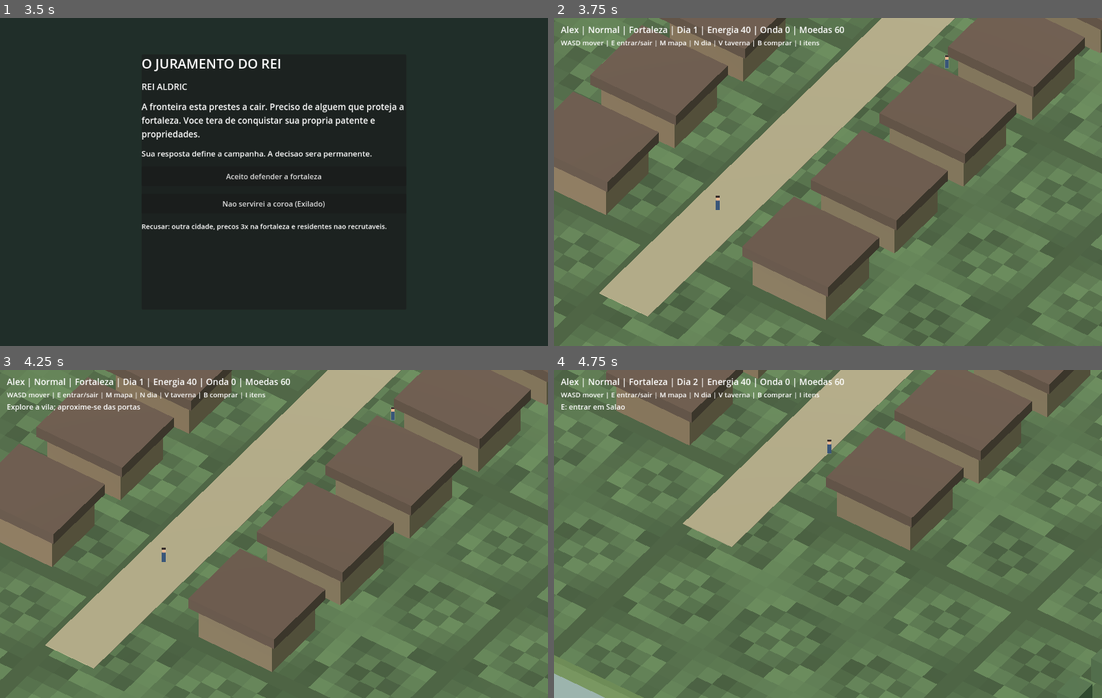
Above: before the commit, frames 1-4 (two rows, left to right).
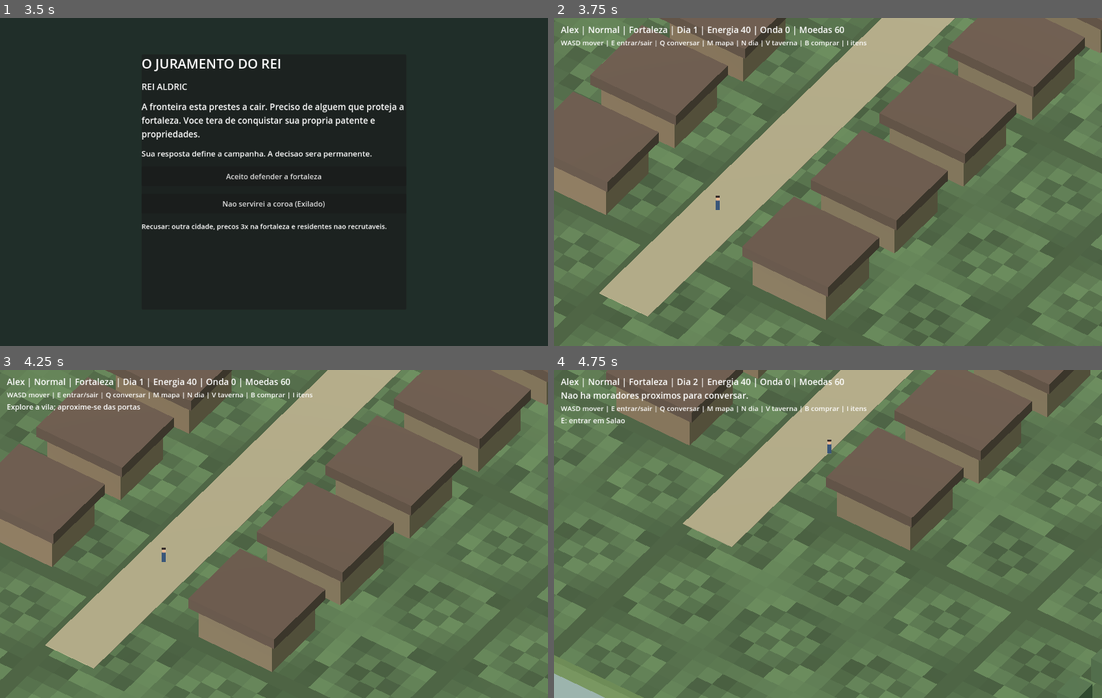
Above: after the commit, the same moments.

Repository: alexandre10227-afk/fortaleza-ultimo-bastiao
Game: Godot game, scene res://scenes/start.tscn
Same seed, same stepped clock (60 frames per second), same inputs: the game is played once before the commit and once after it.
Inputs (mouse positions are in pixels of both pictures, inside the frame that each line leads up to):
- Up to frame 1 (3.5 s): click (274, 139) at 0.52 s; type "Alex" at 0.6 s; click "Normal" at 1.25 s; click "Normal" at 2 s; click "Comecar: audiencia com o rei" at 2.75 s
- Up to frame 2 (3.75 s): click "Aceito defender a fortaleza" at 3.5 s
- Up to frame 3 (4.25 s): no input
- Up to frame 4 (4.75 s): tap Enter at 4.25 s; hold D from 4.28 s (still down); tap Q at 4.35 s; tap N at 4.55 s

Frame 1 is identical in both runs. In frame 2, 0.4% of the frame differs, in the area x 19-73%, y 6-16%; in frame 3, 0.4%; in frame 4, 1.0%, in the area x 1-57%, y 6-17%.
Error after the commit: Cannot call method 'get_children' on a null value. (res://scripts/world.gd:405)

Commit message:
feat(stage1): identidades visuais regionais e conversas persistentes com moradores

Diff:
--- a/novo_projeto/scripts/world.gd
+++ b/novo_projeto/scripts/world.gd
@@ -13,6 +13,10 @@
 var settlement: Node3D
 var camera: Camera3D
 const WALK_SPEED := 5.0
+const REGION_SYSTEM = preload("res://scripts/region_system.gd")
+var regional_details: Node3D
+var npc_visuals: Dictionary = {}
+var world_environment: WorldEnvironment
 const HINT_REFRESH_SECONDS := 0.18
 var _hint_accumulator := 0.0
 var _cached_hint := ""
@@ -24,6 +28,7 @@
 
 func _ready() -> void:
     _generate_world()
+    _apply_region_theme()
     _generate_ui()
     _generate_map_dialog()
     _refresh_hud()
@@ -56,6 +61,7 @@
     light.rotation_degrees = Vector3(-50, -35, 0)
     add_child(light)
     var world_env := WorldEnvironment.new()
+    world_environment = world_env
     world_env.environment = Environment.new()
     world_env.environment.background_mode = Environment.BG_COLOR
     world_env.environment.background_color = Color("#9cb4ad")
@@ -79,14 +85,9 @@
         _make_box(settlement, Vector3(-30, 1.0, z), Vector3(1.5, 2.0, 2), Color("#526a48"))
         _make_box(settlement, Vector3(30, 1.0, z), Vector3(1.5, 2.0, 2), Color("#526a48"))
     _sprite_texture = _make_sprite_texture()
-    for visitor in range(4):
-        var npc := Sprite3D.new()
-        npc.texture = _sprite_texture
-        npc.pixel_size = 0.026
-        npc.billboard = BaseMaterial3D.BILLBOARD_ENABLED
-        npc.shaded = false
-        npc.position = Vector3(4.7 + float(visitor % 2) * 2.0, 1.0, -13.0 + float(visitor / 2) * 6.0)
-        settlement.add_child(npc)
+    regional_details = Node3D.new()
+    regional_details.name = "RegionDetails"
+    settlement.add_child(regional_details)
     player = CharacterBody3D.new()
     var physical_shape := CollisionShape3D.new()
     var capsule := CapsuleShape3D.new()
@@ -146,7 +147,7 @@
     help.add_theme_font_size_override("font_size", 15)
     help.text = "WASD: explorar | N: avancar dia | T: viajar | C: cronicas | F5: salvar"
     column.add_child(help)
-    help.text = "WASD mover | E entrar/sair | M mapa | N dia | V taverna | B comprar | I itens"
+    help.text = "WASD mover | E entrar/sair | Q conversar | M mapa | N dia | V taverna | B comprar | I itens"
     interact_hint = Label.new()
     column.add_child(interact_hint)
     news = RichTextLabel.new()
@@ -192,7 +193,10 @@
     match event.keycode:
         KEY_N:
             GameState.advance_days(1)
+            _refresh_resident_positions()
             _refresh_hud()
+        KEY_Q:
+            _talk_to_nearest_npc()
         KEY_T, KEY_M:
             _toggle_map()
         KEY_E:
@@ -285,6 +289,9 @@
     if not active_interior.is_empty():
         next_hint = "Interior: %s | E: sair" % active_interior
     else:
+        var npc := _nearest_npc()
+        if not npc.is_empty():
+            next_hint = "Q: conversar com %s" % npc["name"]
         var nearby := _nearest_building()
         next_hint = "E: entrar em %s" % nearby["room"] if not nearby.is_empty() else "Explore a vila; aproxime-se das portas"
     if next_hint != _cached_hint:
@@ -386,7 +393,86 @@
         interior_node.visible = false
         player.position = Vector3(0, 0, 13)
         _interior_return_position = player.position
+        _apply_region_theme()
         last_message = "Viagem concluida: -5 energia e XP de Agilidade."
     map_open = false
     map_dialog.visible = false
     _refresh_hud()
+
+func _apply_region_theme() -> void:
+    var region: Dictionary = REGION_SYSTEM.region_data(GameState.current_region)
+    world_environment.environment.background_color = region["sky"]
+    for mesh in settlement.get_children():
+        if mesh is MeshInstance3D and mesh.mesh is BoxMesh:
+            if mesh.position == Vector3(0, -0.65, 0):
+                var ground_mat := StandardMaterial3D.new()
+                ground_mat.albedo_color = region["ground"]
+                mesh.material_override = ground_mat
+            elif mesh.position == Vector3(0, -0.07, 0):
+                var road_mat := StandardMaterial3D.new()
+                road_mat.albedo_color = region["road"]
+                mesh.material_override = road_mat
+    for obj in regional_details.get_children():
+        regional_details.remove_child(obj)
+        obj.queue_free()
+    if region["type"] == "harbor":
+        for index in range(4):
+            _make_box(regional_details, Vector3(19, -0.13, -20 + index * 12), Vector3(14, .3, 3.0), Color("#716455"))
+        _make_box(regional_details, Vector3(25, -.24, 0), Vector3(14, .22, 65), Color("#407c9a"))
+        for index in range(4):
+            _make_box(regional_details, Vector3(23, .6, -20 + index * 12), Vector3(1.1, 1.3, 1.1), Color("#8b7459"))
+    else:
+        for index in range(7):
+            _make_box(regional_details, Vector3(-24 + index * 8, 1.6, -33), Vector3(6, 3.2, 1.5), Color("#81857c"))
+        for index in range(3):
+            _make_box(regional_details, Vector3(-24 + index * 24, 3, -33), Vector3(5, 6, 5), Color("#8e9188"))
+    _spawn_residents()
+
+func _spawn_residents() -> void:
+    for visual in npc_visuals.values():
+        if is_instance_valid(visual):
+            visual.queue_free()
+    npc_visuals.clear()
+    var residents: Array = REGION_SYSTEM.residents(GameState.current_region)
+    for index in range(residents.size()):
+        var data: Dictionary = residents[index]
+        var npc := Sprite3D.new()
+        npc.name = "NPC_" + str(data["id"])
+        npc.texture = _sprite_texture
+        npc.pixel_size = 0.026
+        npc.billboard = BaseMaterial3D.BILLBOARD_ENABLED
+        npc.shaded = false
+        npc.position = REGION_SYSTEM.resident_position(index, GameState.day) + Vector3(0, 1, 0)
+        settlement.add_child(npc)
+        npc_visuals[str(data["id"])] = npc
+
+func _refresh_resident_positions() -> void:
+    var residents: Array = REGION_SYSTEM.residents(GameState.current_region)
+    for index in range(residents.size()):
+        var id := str(residents[index]["id"])
+        if npc_visuals.has(id) and is_instance_valid(npc_visuals[id]):
+            npc_visuals[id].position = REGION_SYSTEM.resident_position(index, GameState.day) + Vector3(0, 1, 0)
+
+func _nearest_npc() -> Dictionary:
+    var residents: Array = REGION_SYSTEM.residents(GameState.current_region)
+    for data in residents:
+        var id := str(data["id"])
+        if npc_visuals.has(id) and is_instance_valid(npc_visuals[id]):
+            var npc: Sprite3D = npc_visuals[id]
+            if REGION_SYSTEM.can_talk(Vector2(player.position.x, player.position.z).distance_to(Vector2(npc.position.x, npc.position.z))):
+                return data
+    return {}
+
+func _talk_to_nearest_npc() -> void:
+    if not active_interior.is_empty() or map_open:
+        return
+    var npc := _nearest_npc()
+    if npc.is_empty():
+        last_message = "Nao ha moradores proximos para conversar."
+    else:
+        var id := str(npc["id"])
+        var first_meeting := not GameState.npc_memory.has(id)
+        GameState.remember(id, "primeiro_encontro" if first_meeting else "conversa")
+        GameState.save_game()
+        last_message = "%s (%s): %s" % [npc["name"], npc["profession"], npc["dialogue"]]
+    _refresh_hud()
